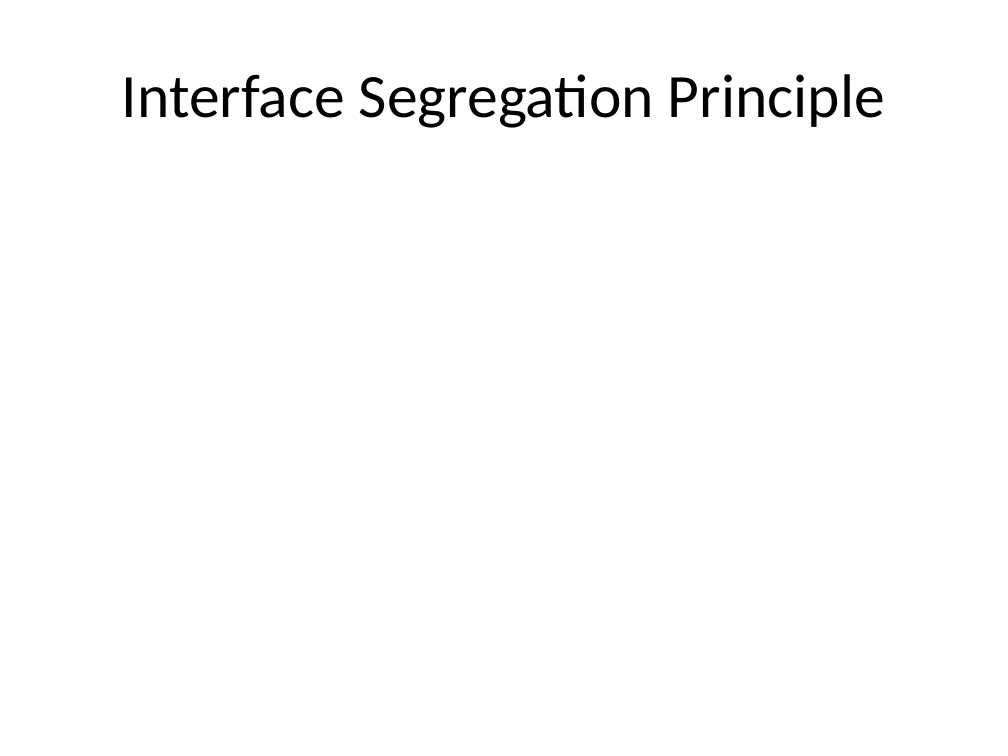
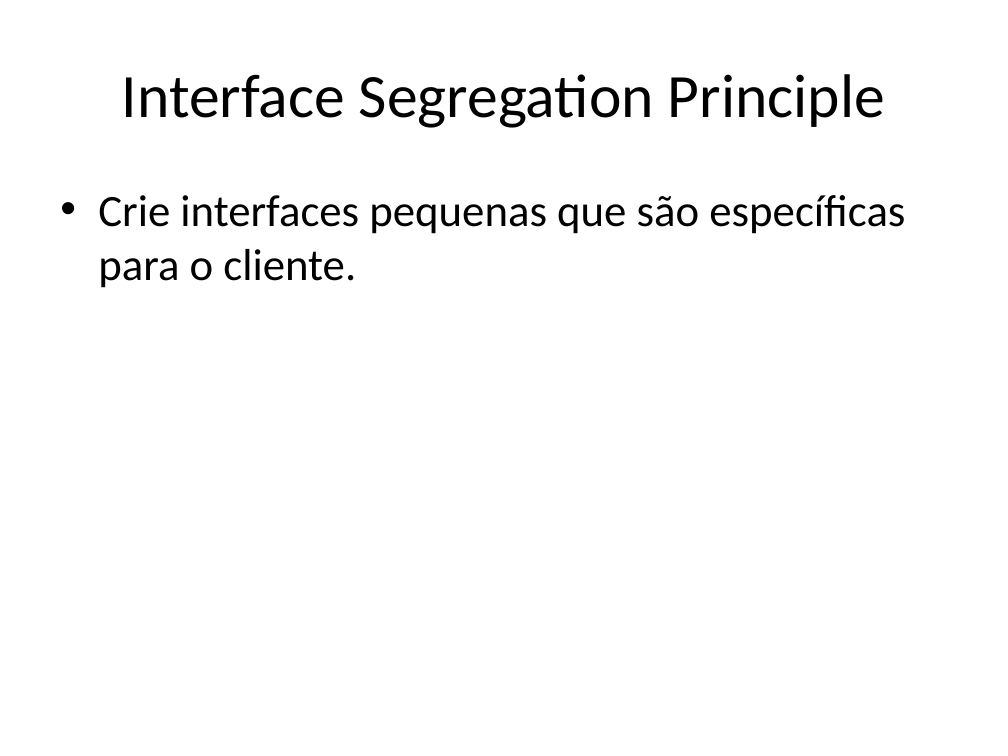
Before and after one commit to ivanpaulovich/event-sourcing-jambo, a slide deck: slide 21 of docs/Princípios SOLID usando .NET Core e Visual Studio 2017.pptx (slide 15 before the commit). Drawn at 1008x756 pixels with LibreOffice and Linux fonts; fonts in the diff are those of the drawing. Boxes give left, top, right and bottom in pixels: in the first picture for what was removed or moved away, otherwise in the second. Text is boxed around its words. In the diff, an @@ line names an element or a change of style, - is before the commit and + after.

```diff
--- a/docs/Princípios SOLID usando .NET Core e Visual Studio 2017.pptx
+++ b/docs/Princípios SOLID usando .NET Core e Visual Studio 2017.pptx
@@ text added at (x1=98, y1=195, x2=905, y2=288), 32 pt, text #000000 @@
+• Crie interfaces pequenas que são específicas para o cliente.
```
Also in this commit, not shown: 6 other slides changed, 6 slides added, 2 other files.
